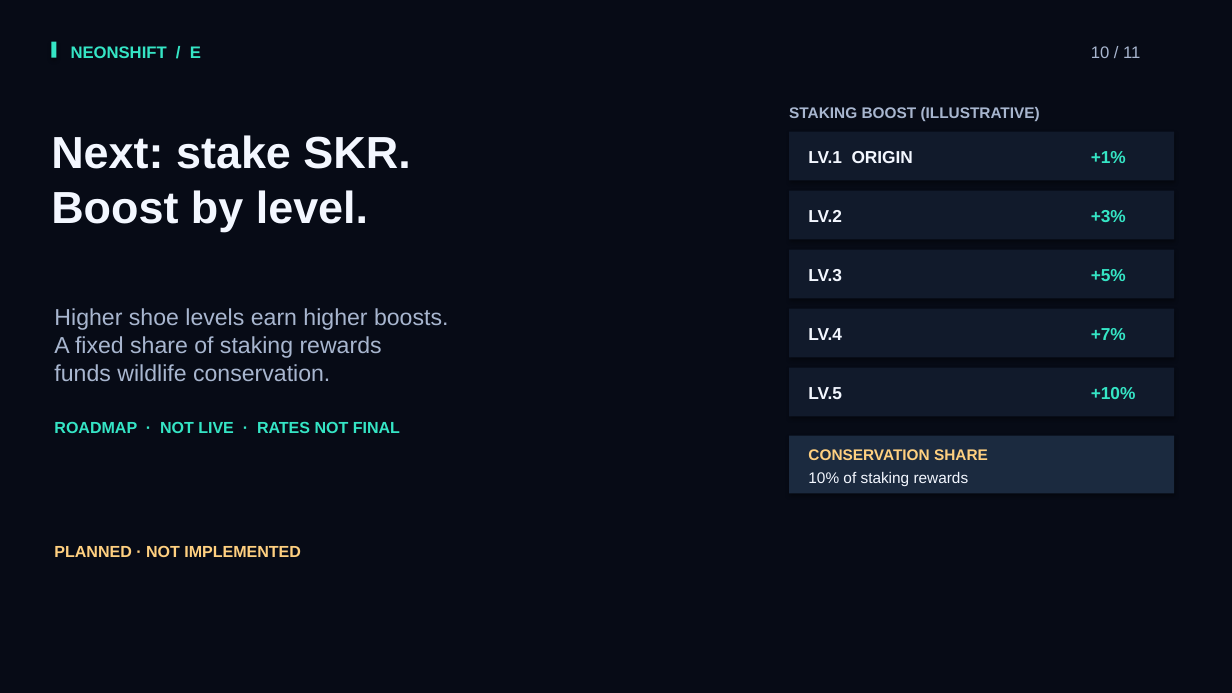
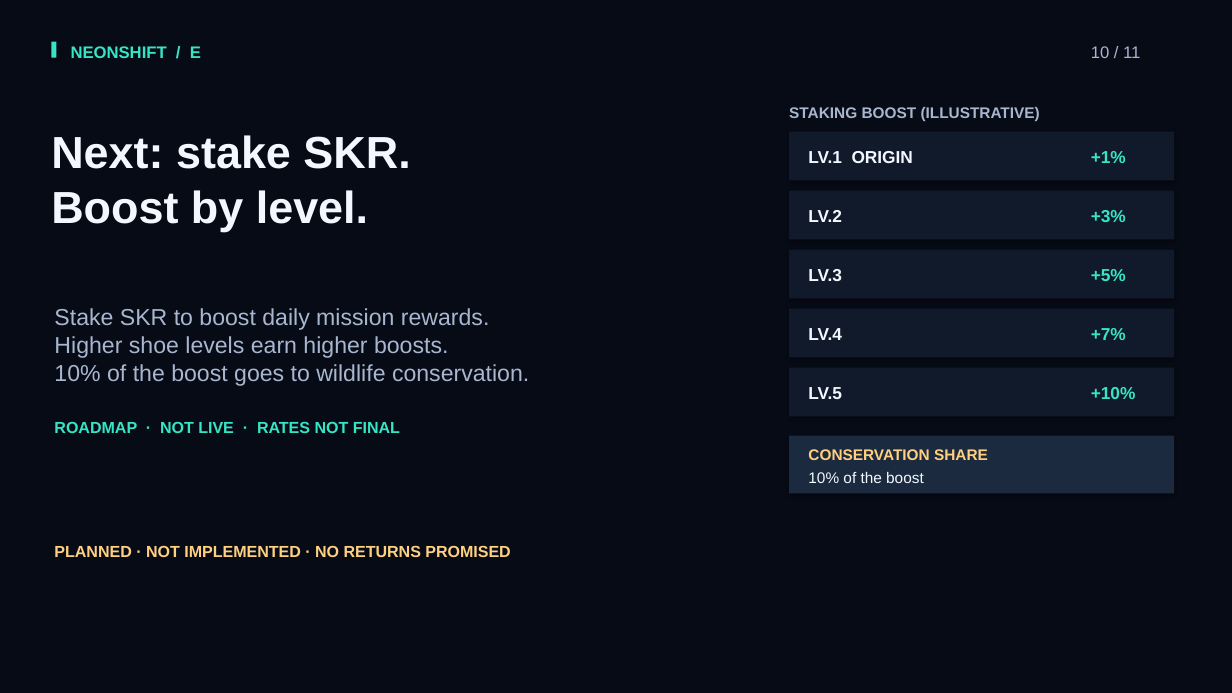
Before and after one commit to stan0714/neonshift, a slide deck: slide 10 of output/hackathon-flexclip-en/flexclip-v4/NeonShift_FlexClip_v4.pptx. Drawn at 1232x693 pixels with LibreOffice and Linux fonts; fonts in the diff are those of the drawing. Boxes give left, top, right and bottom in pixels: in the first picture for what was removed or moved away, otherwise in the second. Text is boxed around its words. In the diff, an @@ line names an element or a change of style, - is before the commit and + after.

```diff
--- a/output/hackathon-flexclip-en/flexclip-v4/NeonShift_FlexClip_v4.pptx
+++ b/output/hackathon-flexclip-en/flexclip-v4/NeonShift_FlexClip_v4.pptx
@@ text at (54, 308, 489, 330): paragraph added @@
+Stake SKR to boost daily mission rewards.
@@ text at (54, 364, 529, 386): text changed @@
-A fixed share of staking rewards
-funds wildlife conservation.
+10% of the boost goes to wildlife conservation.
@@ text at (808, 472, 924, 483): text changed @@
-10% of staking rewards
+10% of the boost
@@ text at (54, 545, 510, 557): text changed @@
-PLANNED · NOT IMPLEMENTED
+PLANNED · NOT IMPLEMENTED · NO RETURNS PROMISED
```
Also in this commit, not shown: 3 other slides changed, 36 other files.
